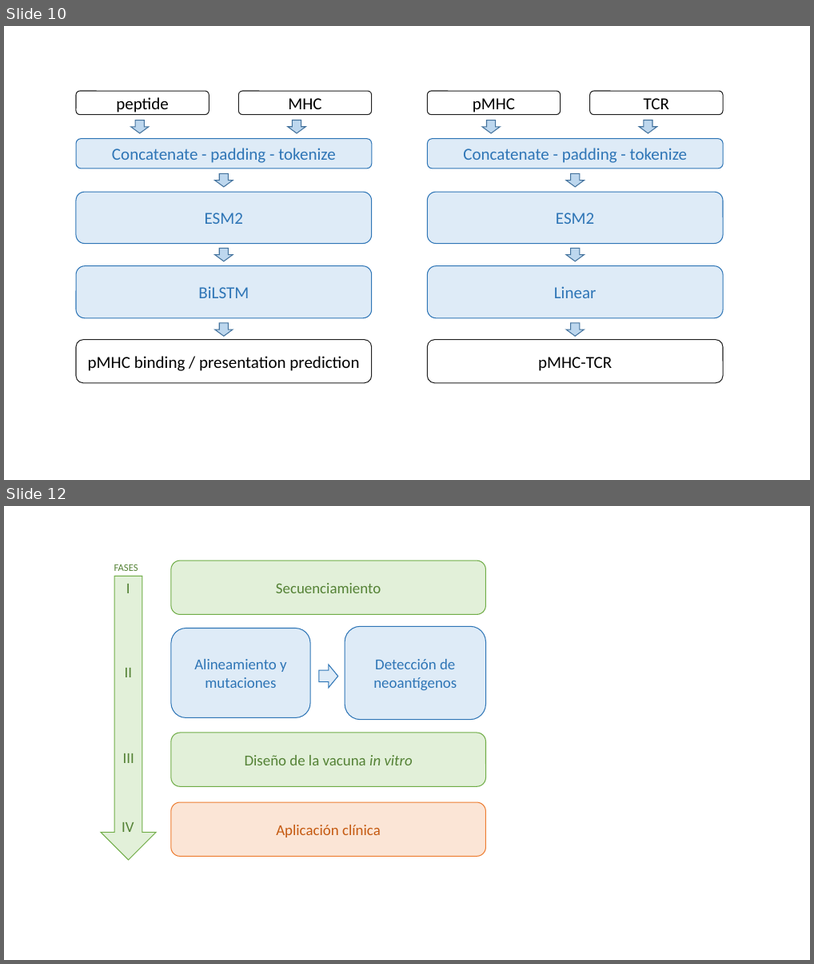
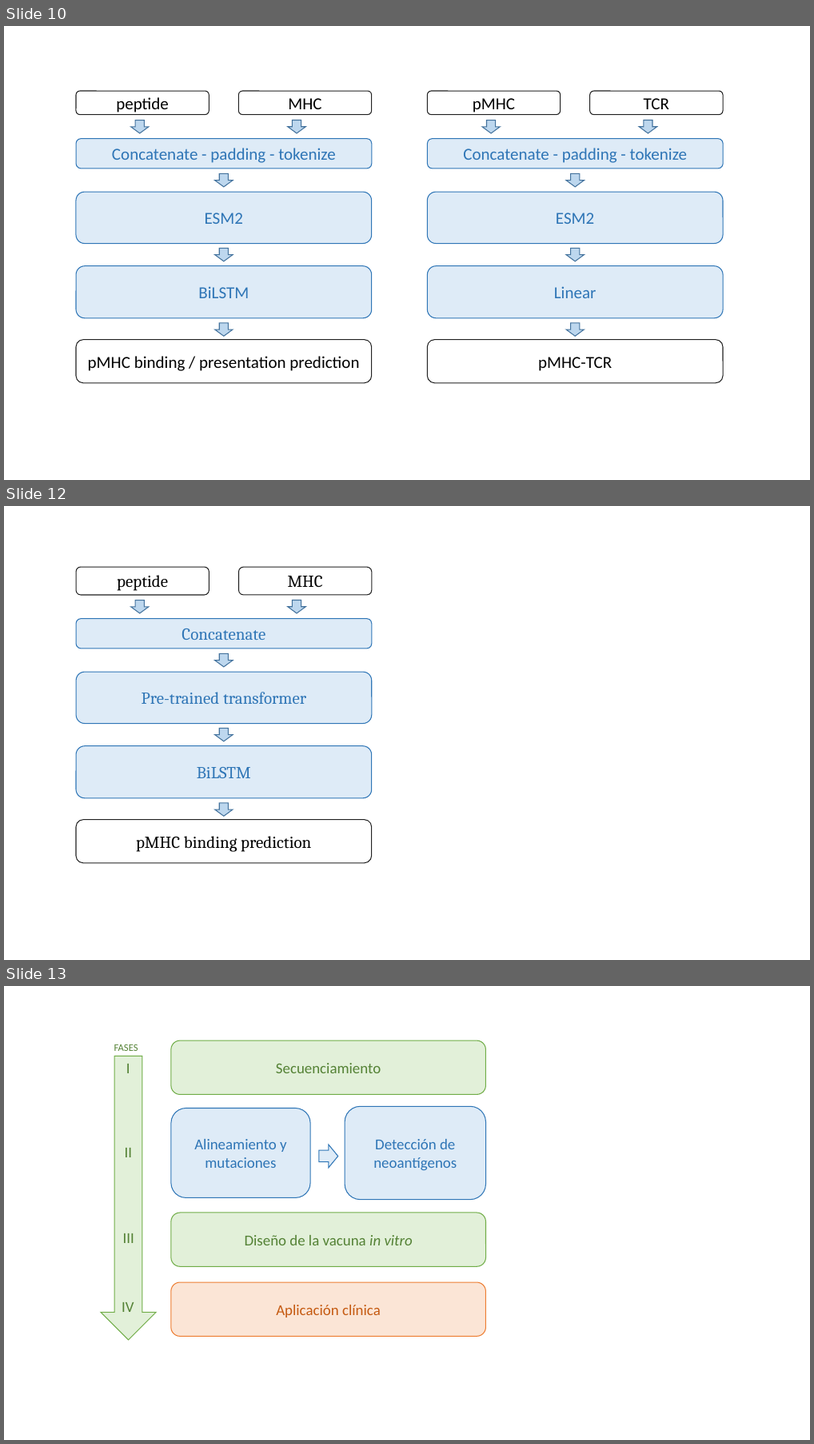
Before and after one commit to arceda/phd_thesis, a slide deck: draws.pptx. Shown one above the other, each under a label of ours: slides 10 and 12 before the commit, slides 10, 12 and 13 after it; the slides between them are not shown. The pictures are 814x964 and 814x1444 pixels, drawn with LibreOffice and Linux fonts; fonts in the diff are those of the drawing. Boxes give left, top, right and bottom in pixels: in the first picture for what was removed or moved away, otherwise in the second. Text is boxed around its words. In the diff, an @@ line names an element or a change of style, - is before the commit and + after.

```diff
--- a/draws.pptx
+++ b/draws.pptx
@@ slide 12 added at box(4, 506, 810, 960), background #FFFFFF @@
@@ rounded rectangle added at box(76, 567, 209, 595), outline #202020 1 pt, 20 pt, text #000000 @@
+peptide
@@ rounded rectangle added at box(238, 567, 372, 595), outline #202020 1 pt, 20 pt, text #000000 @@
+MHC
@@ down arrow added at box(131, 600, 149, 614), fill #BDD7EE, outline #43739E 1 pt @@
@@ down arrow added at box(288, 600, 306, 613), fill #BDD7EE, outline #43739E 1 pt @@
@@ rounded rectangle added at box(76, 619, 372, 648), fill #DEEBF7, outline #2E75B6 1 pt, 20 pt, text #2E75B6 @@
+Concatenate
@@ rounded rectangle added at box(76, 672, 372, 723), fill #DEEBF7, outline #2E75B6 1 pt, 20 pt, text #2E75B6 @@
+Pre-trained transformer
@@ down arrow added at box(215, 654, 234, 667), fill #BDD7EE, outline #43739E 1 pt @@
@@ rounded rectangle added at box(76, 745, 372, 797), fill #DEEBF7, outline #2E75B6 1 pt, 20 pt, text #2E75B6 @@
+BiLSTM
@@ down arrow added at box(215, 728, 234, 741), fill #BDD7EE, outline #43739E 1 pt @@
@@ down arrow added at box(215, 803, 234, 816), fill #BDD7EE, outline #43739E 1 pt @@
@@ rounded rectangle added at box(76, 820, 372, 863), outline #202020 1 pt, 20 pt, text #000000 @@
+pMHC binding prediction
@@ what was slide 12 is now slide 13 @@
```
Also in this commit, not shown: 1 slide changed, 7 other files.
